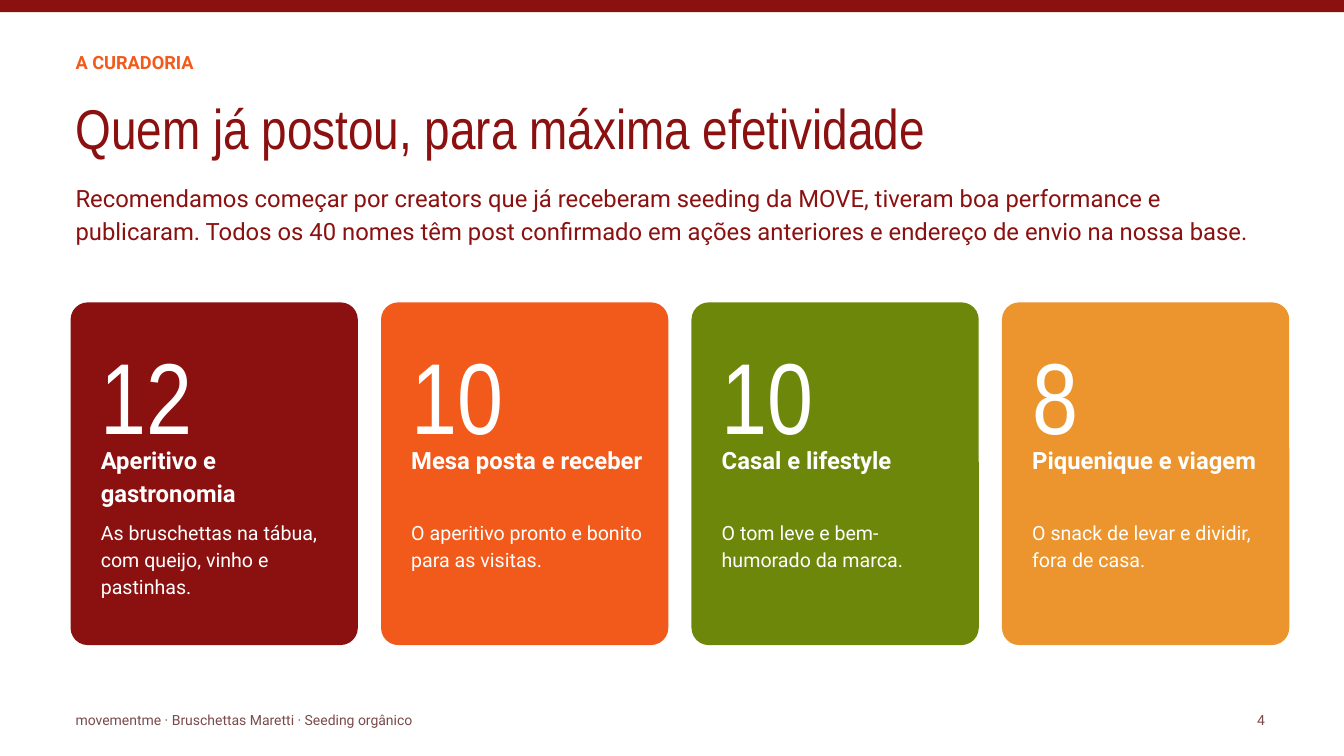
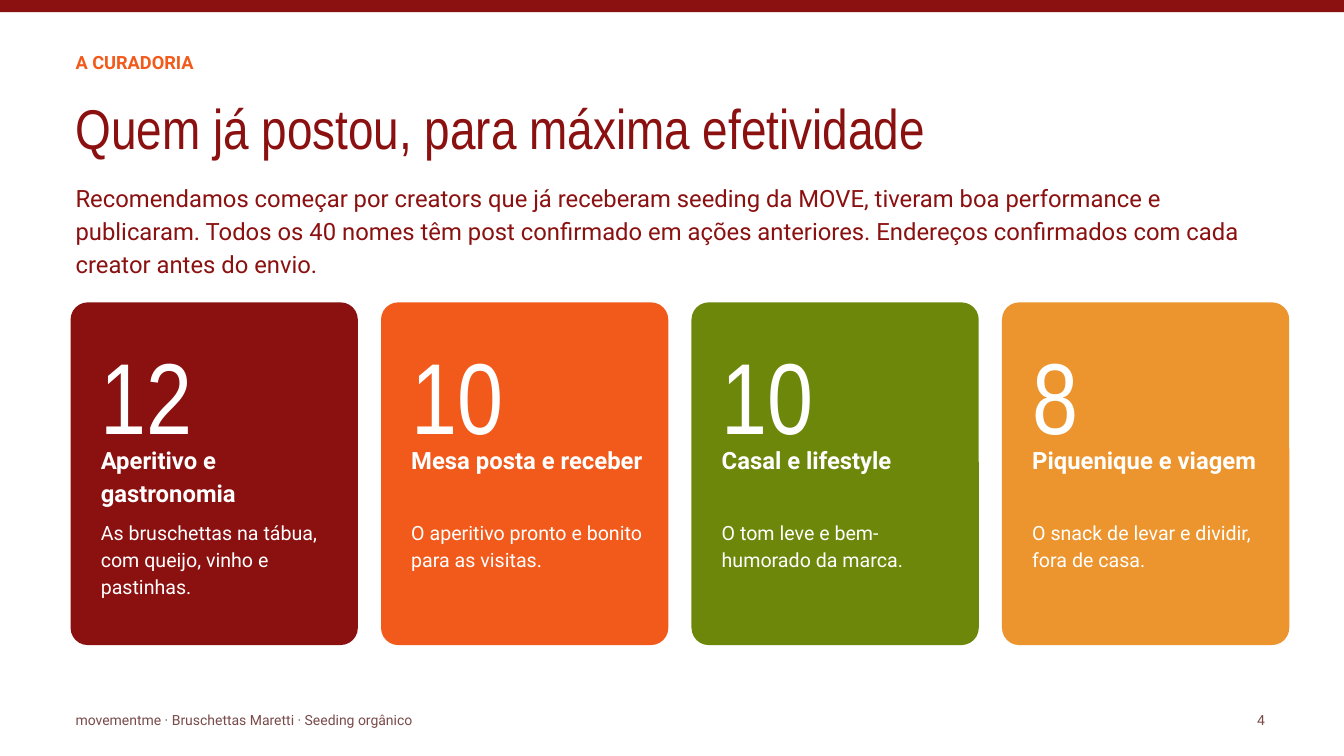
Before and after one commit to marinaparmera/move, a slide deck: slide 4 of MARETTI · Proposta de seeding · 2026-10.pptx. Drawn at 1344x756 pixels with LibreOffice and Linux fonts; fonts in the diff are those of the drawing. Boxes give left, top, right and bottom in pixels: in the first picture for what was removed or moved away, otherwise in the second. Text is boxed around its words. In the diff, an @@ line names an element or a change of style, - is before the commit and + after.

```diff
--- a/MARETTI · Proposta de seeding · 2026-10.pptx
+++ b/MARETTI · Proposta de seeding · 2026-10.pptx
@@ text at (76, 189, 1238, 274): text changed @@
-Recomendamos começar por creators que já receberam seeding da MOVE, tiveram boa performance e publicaram. Todos os 40 nomes têm post confirmado em ações anteriores e endereço de envio na nossa base.
+Recomendamos começar por creators que já receberam seeding da MOVE, tiveram boa performance e publicaram. Todos os 40 nomes têm post confirmado em ações anteriores. Endereços confirmados com cada creator antes do envio.
```
Also in this commit, not shown: 13 other slides changed, 1 slide added.
